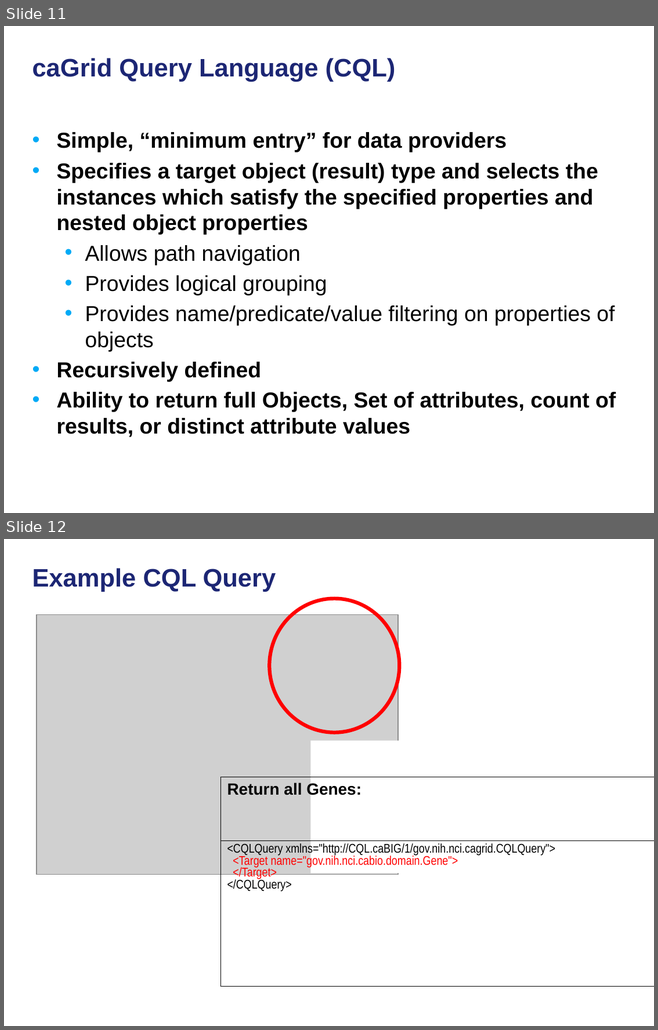
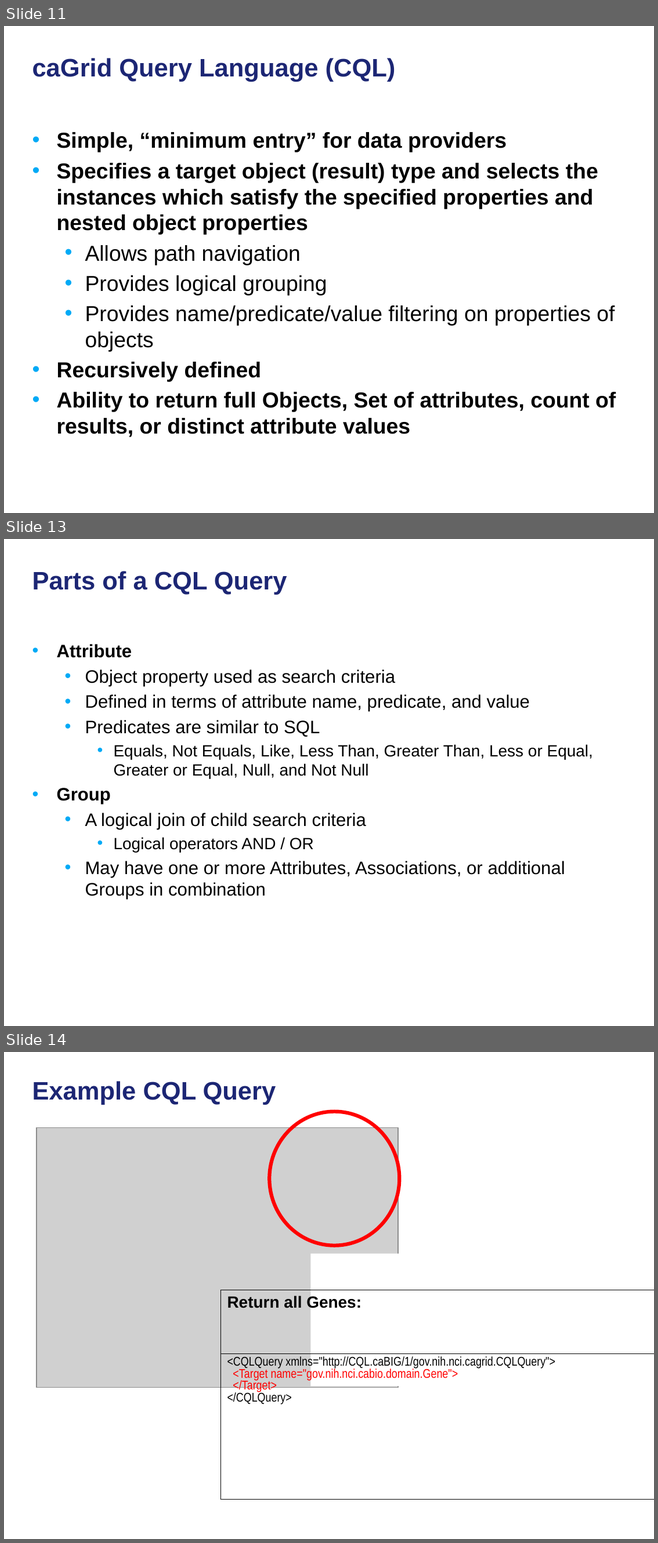
Before and after one commit to NCIP/cagrid-docs, a slide deck: presentations/200906_Novartis/caGrid Data Services.pptx. Shown one above the other, each under a label of ours: slides 11 and 12 before the commit, slides 11, 13 and 14 after it; the slides between them are not shown. The pictures are 658x1030 and 658x1543 pixels, drawn with LibreOffice and Linux fonts; fonts in the diff are those of the drawing; grey boxes stand for pictures; background and template pictures are left out. Boxes give left, top, right and bottom in pixels: in the first picture for what was removed or moved away, otherwise in the second. Text is boxed around its words. In the diff, an @@ line names an element or a change of style, - is before the commit and + after.

```diff
--- a/presentations/200906_Novartis/caGrid Data Services.pptx
+++ b/presentations/200906_Novartis/caGrid Data Services.pptx
@@ slide 13 added at (4, 539, 654, 1026), background picture (left out) @@
@@ title added at (32, 571, 287, 595), 28 pt, text #1C2674, bold @@
+Parts of a CQL Query
@@ text added at (57, 644, 593, 899), 20 pt, text #000000 @@
+• Attribute
+  • Object property used as search criteria
+  • Defined in terms of attribute name, predicate, and value
+  • Predicates are similar to SQL
+    • Equals, Not Equals, Like, Less Than, Greater Than, Less or Equal, Greater or Equal, Null, and Not Null
+• Group
+  • A logical join of child search criteria
+    • Logical operators AND / OR
+  • May have one or more Attributes, Associations, or additional Groups in combination
@@ what was slide 12 is now slide 14 @@
```
Also in this commit, not shown: 1 other slide added.
